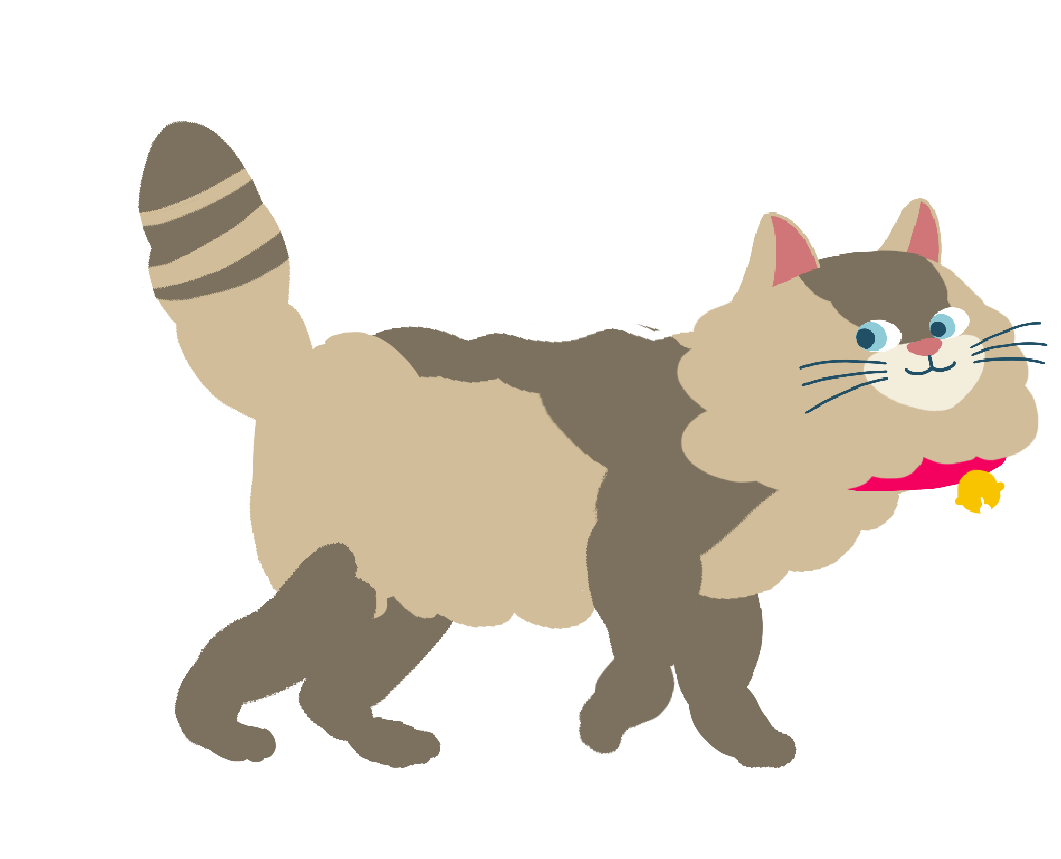
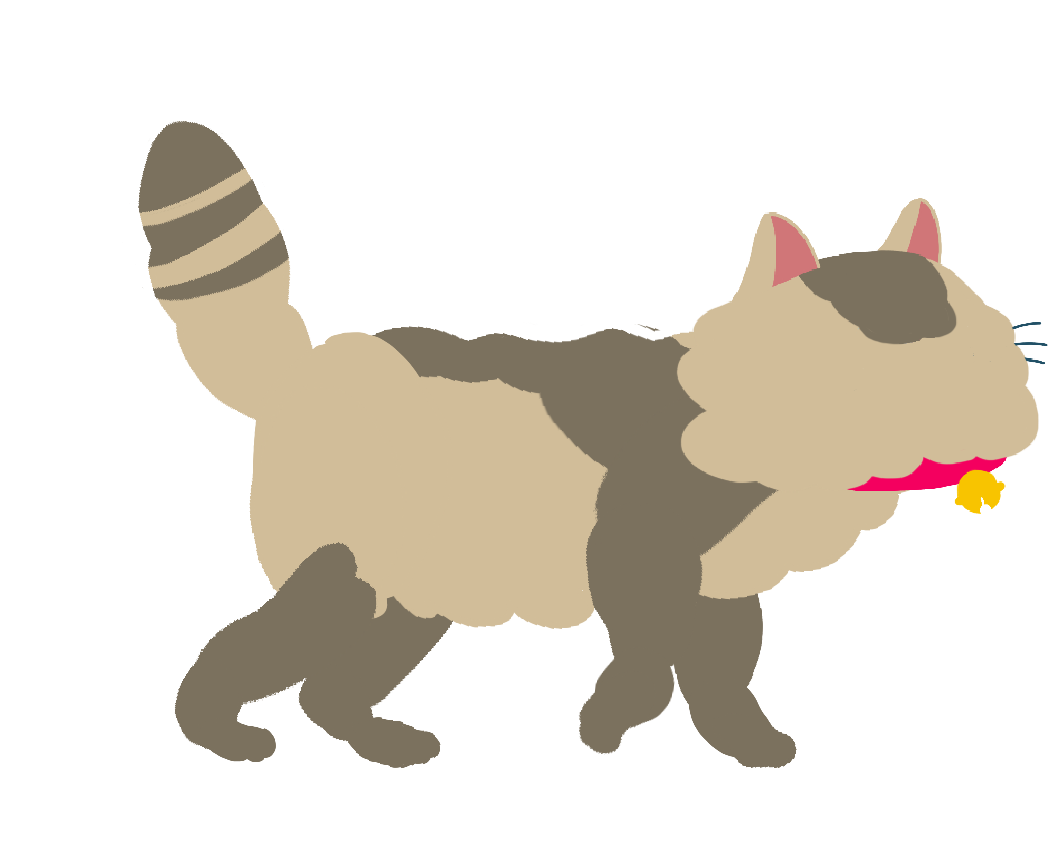
Layer changes from the first 1061 x 859 image to the second:
painted on "head" over box(676, 250, 1048, 514)
